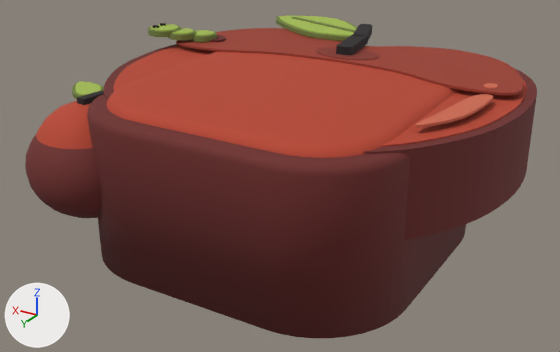
A saved change to the FBX model assets/skins/roblox/corpo/individual/body_maca.fbx.
One viewpoint serves both versions: a 50 mm lens placed at (-4.52, 7.75, 3.65), pointed at (0.25, -0.21, -0.33). Lighting does not change. The marker at lower left points along +X, +Y and +Z. The first picture is the older version. Where no turn or scale is listed for an object, it has been applied to the vertices.

Script lines for the objects in view, before the commit:
```python
me_body_maca_corpo_001 = bpy.data.meshes.new('body_maca_corpo.001')
me_body_maca_corpo_001.from_pydata(...)  # 1920 vertices, 3752 faces; spans x -2.64..2.92, y -3.22..2.0, z -1.0..1.22
me_body_maca_corpo_001.materials.append(mat_corpo_palette)  # picture img_corpo_palette_png
me_body_maca_mao_001 = bpy.data.meshes.new('body_maca_mao.001')
me_body_maca_mao_001.from_pydata(...)  # 604 vertices, 1188 faces; spans x -0.75..0.75, y -0.75..0.75, z -0.77..0.71
me_body_maca_mao_001.materials.append(mat_corpo_palette)  # picture img_corpo_palette_png
ob_body_maca_corpo = bpy.data.objects.new('body_maca_corpo', me_body_maca_corpo_001)
ob_body_maca_corpo.location = (0.0, 0.0, 0.0)
ob_body_maca_mao = bpy.data.objects.new('body_maca_mao', me_body_maca_mao_001)
ob_body_maca_mao.location = (1.95, 1.45, 0.2)
```
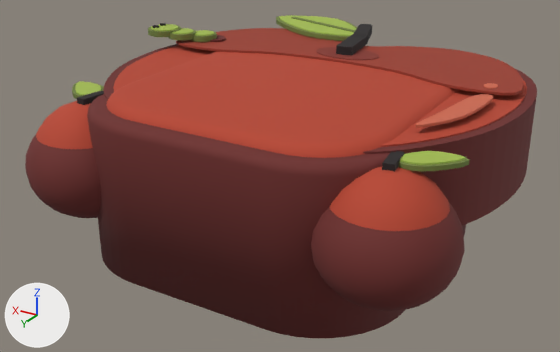
The edits, one by one:
Mesh me_body_maca_mao_esq_001 is new.
It has 604 vertices, 1188 faces and spans x -0.75..0.75, y -0.75..0.75, z -0.77..0.71.
It uses material mat_corpo_palette (picture img_corpo_palette_png).
Object 'body_maca_mao_esq' (ob_body_maca_mao_esq) is new; it shows me_body_maca_mao_esq_001.
Its location is (-1.95, 1.45, 0.2).

Pixel boxes (x1, y1, x2, y2) of what changed, in the pictures (560 x 352 px):
'body_maca_mao_esq', added (red): after (311, 151, 469, 311)
